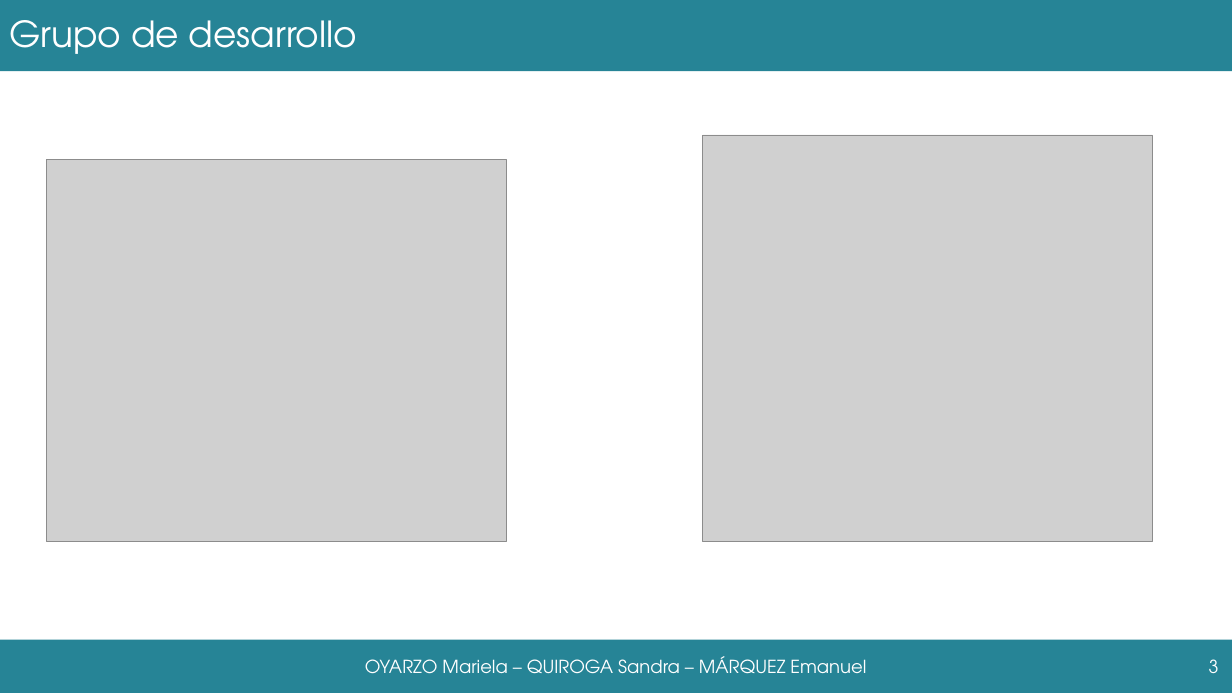
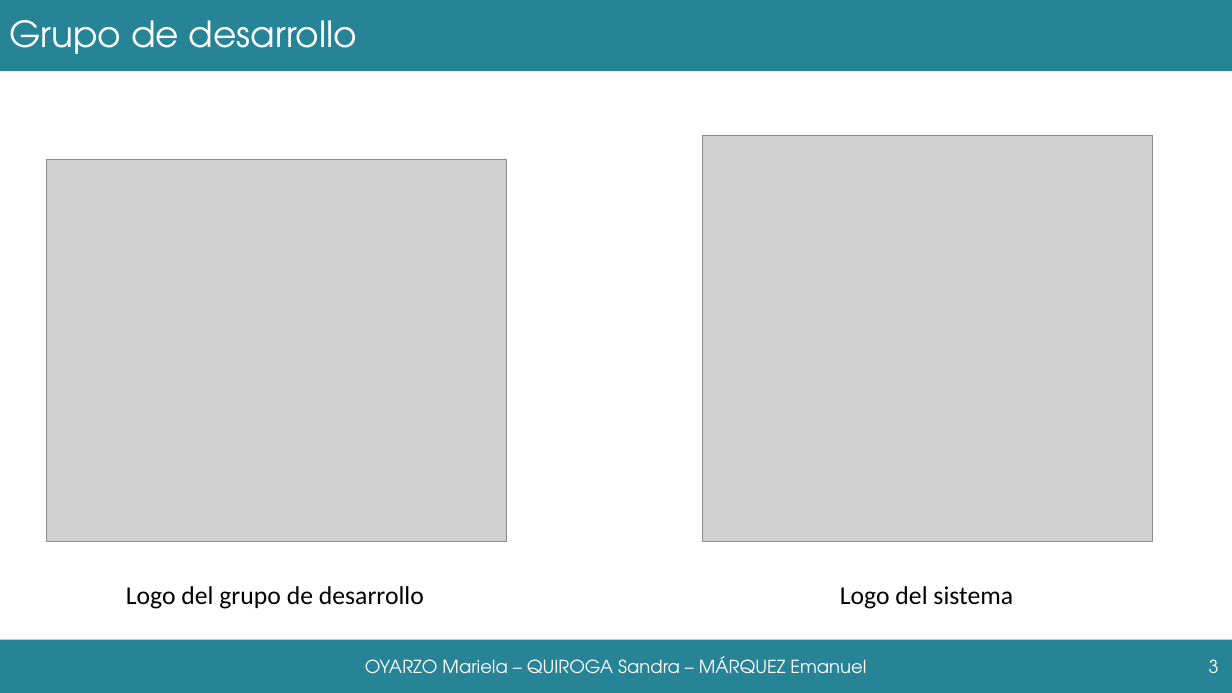
Before and after one commit to grupoyenu/yenu, a slide deck: slide 3 of 08. Presentaciones/Presentación 11.pptx. Drawn at 1232x693 pixels with LibreOffice and Linux fonts; fonts in the diff are those of the drawing; grey boxes stand for pictures; background and template pictures are left out. Boxes give left, top, right and bottom in pixels: in the first picture for what was removed or moved away, otherwise in the second. Text is boxed around its words. In the diff, an @@ line names an element or a change of style, - is before the commit and + after.

```diff
--- a/08. Presentaciones/Presentación 11.pptx
+++ b/08. Presentaciones/Presentación 11.pptx
@@ text added at (126, 586, 424, 609), 20 pt, text #000000 @@
+Logo del grupo de desarrollo
@@ text added at (840, 586, 1013, 609), 20 pt, text #000000 @@
+Logo del sistema
```
Also in this commit, not shown: 3 other slides changed, 2 other files.
